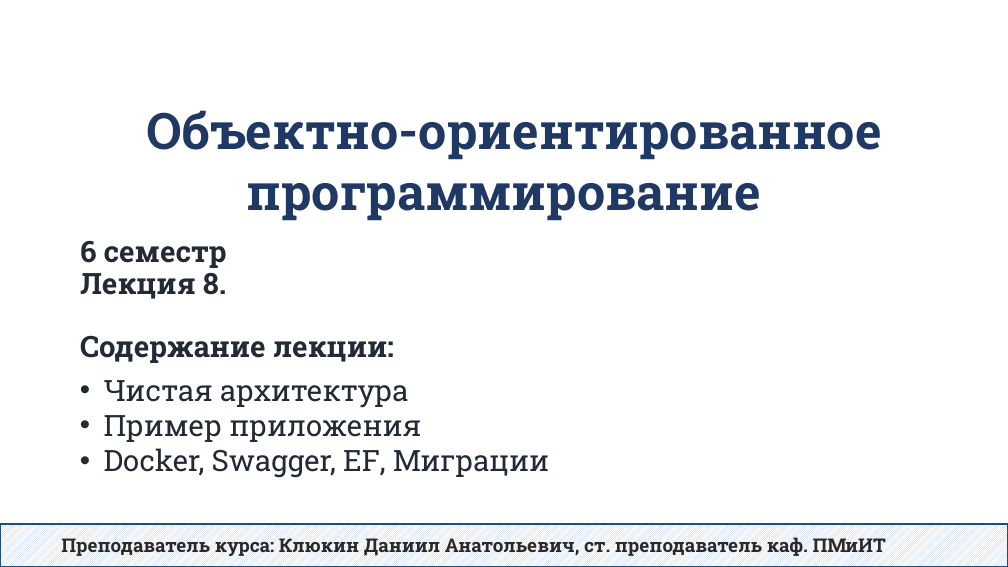
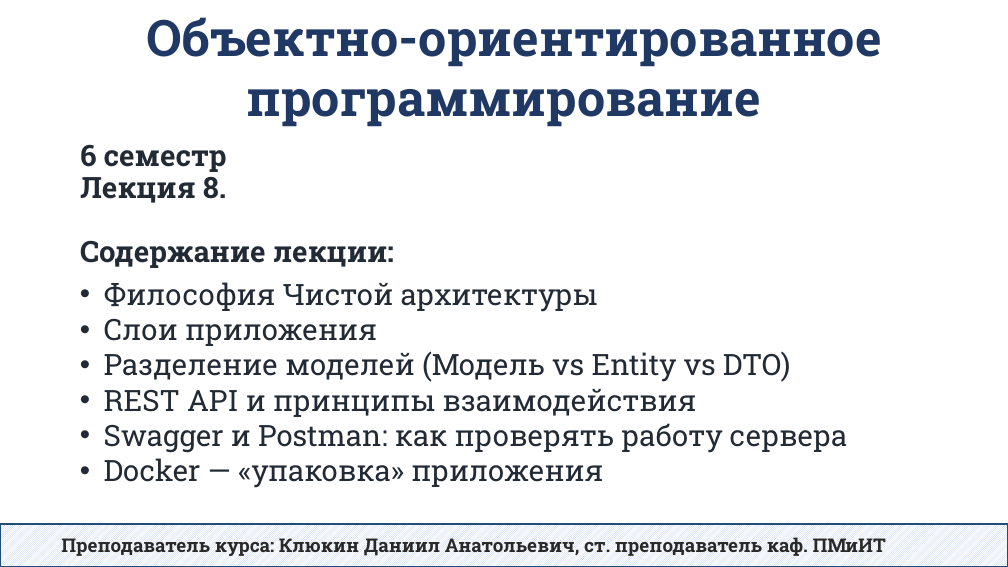
Before and after one commit to DaniilKlyukin/OOP-6, a slide deck: slide 1 of Лекции/ООП 2 лек 8.pptx. Drawn at 1008x567 pixels with LibreOffice and Linux fonts; fonts in the diff are those of the drawing. Boxes give left, top, right and bottom in pixels: in the first picture for what was removed or moved away, otherwise in the second. Text is boxed around its words. In the diff, an @@ line names an element or a change of style, - is before the commit and + after.

```diff
--- a/Лекции/ООП 2 лек 8.pptx
+++ b/Лекции/ООП 2 лек 8.pptx
@@ text "Объектно-ориентированное программирование" moved from (x1=146, y1=110, x2=881, y2=221) to (x1=146, y1=17, x2=881, y2=127) @@
@@ title "6 семестр Лекция 8. Содержание ..." moved from (x1=80, y1=240, x2=394, y2=363) to (x1=80, y1=144, x2=394, y2=268) @@
@@ text at (x1=104, y1=282, x2=847, y2=488): text changed @@
-• Чистая архитектура
-• Пример приложения
-• Docker, Swagger, EF, Миграции
+• Философия Чистой архитектуры
+• Слои приложения
+• Разделение моделей (Модель vs Entity vs DTO)
+• REST API и принципы взаимодействия
+• Swagger и Postman: как проверять работу сервера
+• Docker — «упаковка» приложения
```
Also in this commit, not shown: 1 other slide changed, 7 slides added, 85 slides removed.
